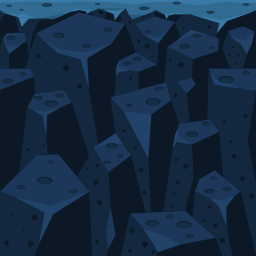
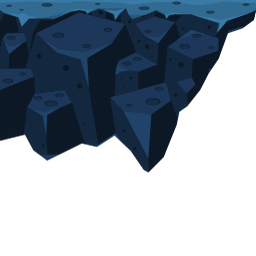
Revision of a layered 256px x 256px image; what changed, layer by layer:
painted on "Tile (37).png" over [0, 11, 256, 256]
